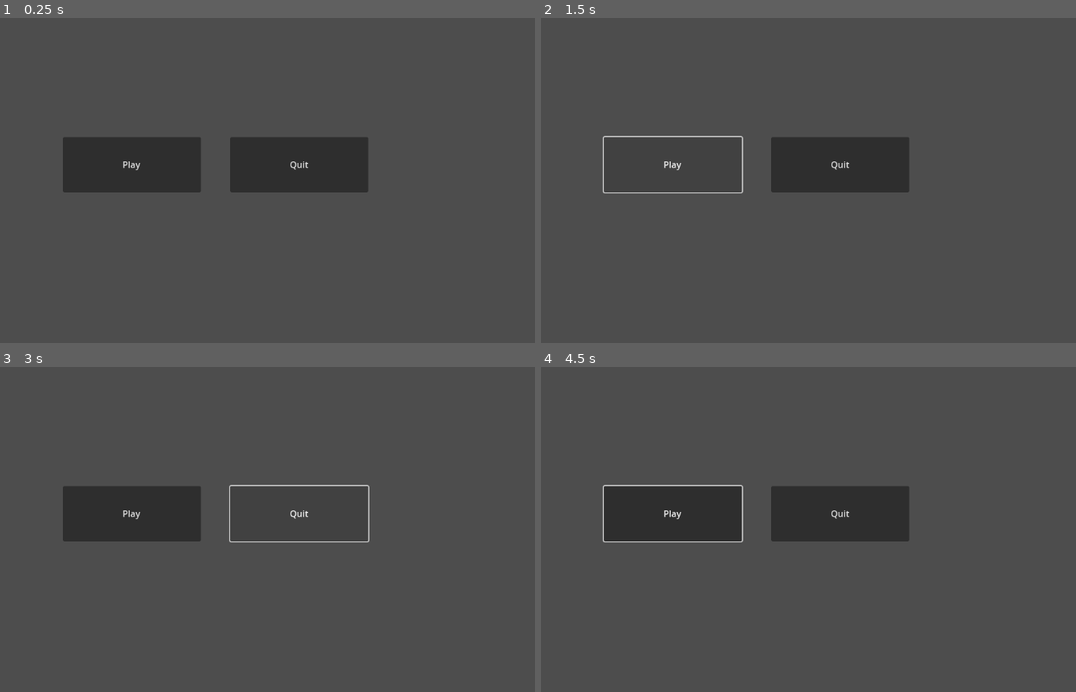
Above: before the commit, frames 1-4 (two rows, left to right).
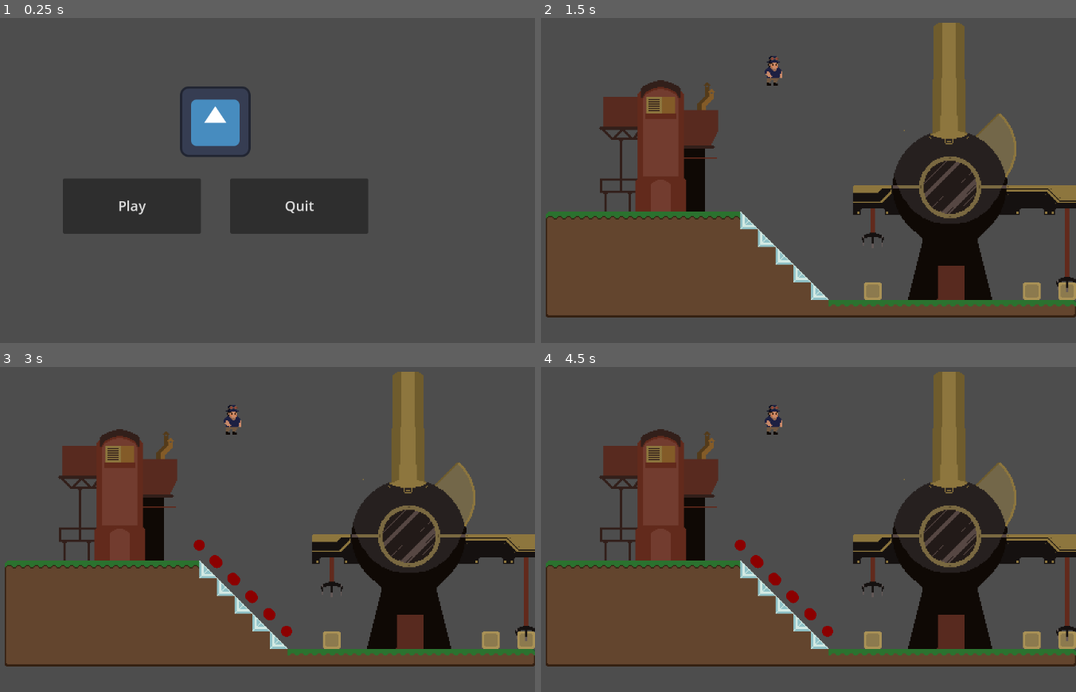
Above: after the commit, the same moments.

Repository: dethland/AFKGODOT
Game: Godot game, scene res://UI/demo_ui.tscn
Two runs of this game, one before a commit and one after it. Both use one fixed random seed, a clock stepped at 60 frames per second and the inputs below. This scene is started directly instead of the project's main scene. The engine's default icon, where the game draws it, is replaced by a stand-in: a white triangle on a blue panel in a dark square.
Inputs (mouse positions are in pixels of both pictures, inside the frame that each line leads up to):
- Up to frame 1 (0.25 s): no input
- Up to frame 2 (1.5 s): click "Play" at 0.5 s; click (674, 164) at 1.25 s, where only the run before the commit has a clickable "Play"
- Up to frame 3 (3 s): click (133, 513) at 2 s, where only the run before the commit has a clickable "Play"; tap Enter (ui_accept) at 2.75 s; move the mouse to (358, 493) at 2.77 s; click (358, 493) at 2.85 s
- Up to frame 4 (4.5 s): tap Enter (ui_accept) at 3.02, 4.25 s; move the mouse to (631, 529) at 3.52 s; click (631, 529) at 3.6 s; move the mouse to (819, 435) at 4.27 s; click (819, 435) at 4.35 s

The runs differ from the first frame. In frame 1, 14% of the frame differs, in the area x 11-69%, y 21-67%; in frame 2, 41%; in frame 3, 39%; in frame 4, 43%, in the area x 0-100%, y 1-93%.
Error before the commit: Invalid call. Nonexistent function 'send_resource_to' in base 'Nil'. (res://Scripts/Sub-brain/TransportManager.gd:50)
Error after the commit: Invalid access to property or key 'output' on a base object of type 'Dictionary'. (res://Scripts/ResourceRelated/ResourceDataServer.gd:74)

Commit message:
Demo Title Screen Updated

Diff:
--- a/Game/UI/demo_ui.gd
+++ b/Game/UI/demo_ui.gd
@@ -1,7 +1,7 @@
 extends Control
 
 func _on_quit_button_pressed():
-	pass # Replace with function body.
+	get_tree().quit()
 
 func _on_play_button_pressed():
-	pass # Replace with function body.
+	get_tree().change_scene_to_file("res://Tests/Testing/facility_play_ground.tscn")
--- a/Game/UI/demo_ui.tscn
+++ b/Game/UI/demo_ui.tscn
@@ -1,6 +1,7 @@
-[gd_scene load_steps=2 format=3 uid="uid://b8qprcbqmwxmb"]
+[gd_scene load_steps=3 format=3 uid="uid://b8qprcbqmwxmb"]
 
 [ext_resource type="Script" path="res://UI/demo_ui.gd" id="1_itrx3"]
+[ext_resource type="Texture2D" uid="uid://c88esh2ptrqfc" path="res://icon.svg" id="2_70ggo"]
 
 [node name="demo_ui" type="Control"]
 layout_mode = 3
@@ -22,18 +23,24 @@
 [node name="QuitButton" type="Button" parent="TitleScreen"]
 layout_mode = 0
 offset_left = 600.0
-offset_top = 275.0
+offset_top = 350.0
 offset_right = 850.0
-offset_bottom = 375.0
+offset_bottom = 450.0
+theme_override_font_sizes/font_size = 25
 text = "Quit"
 
 [node name="PlayButton" type="Button" parent="TitleScreen"]
 layout_mode = 0
 offset_left = 297.0
-offset_top = 275.0
+offset_top = 350.0
 offset_right = 547.0
-offset_bottom = 375.0
+offset_bottom = 450.0
+theme_override_font_sizes/font_size = 25
 text = "Play"
+
+[node name="Sprite2D" type="Sprite2D" parent="."]
+position = Vector2(573, 247)
+texture = ExtResource("2_70ggo")
 
 [connection signal="pressed" from="TitleScreen/QuitButton" to="." method="_on_quit_button_pressed"]
 [connection signal="pressed" from="TitleScreen/PlayButton" to="." method="_on_play_button_pressed"]
